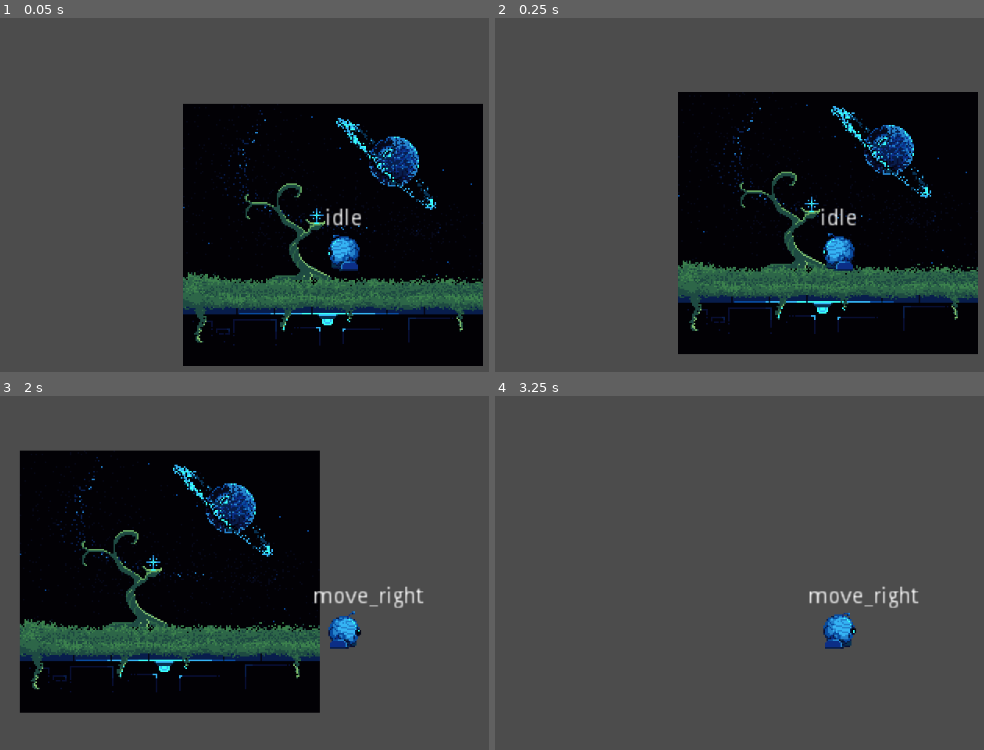
Above: before the commit, frames 1-4 (two rows, left to right).
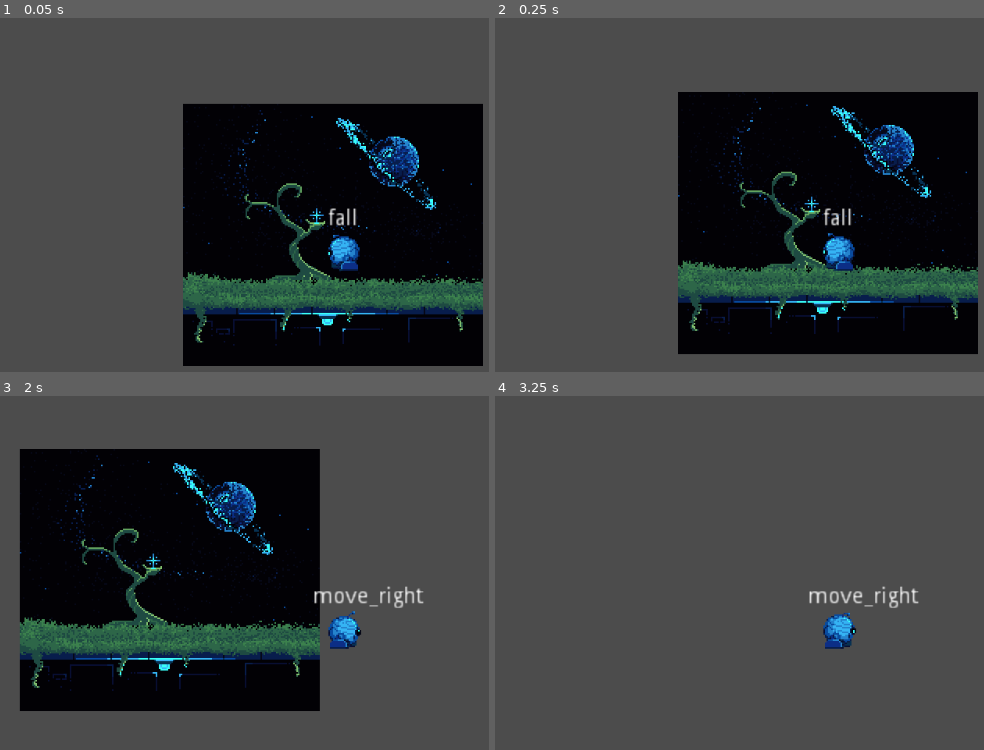
Above: after the commit, the same moments.

Repository: GeekzGamingz/Myunjoule
Game: Godot game, scene res://source/Levels/Level_Debug.tscn
The game is run twice, just before and just after one commit, with the same random seed, the same clock (stepped at 60 frames per second) and the same inputs.
Inputs:
- Up to frame 1 (0.05 s): no input
- Up to frame 2 (0.25 s): no input
- Up to frame 3 (2 s): hold D (move_right) from 0.53 s (still down); tap E (activate) at 0.6, 1.35 s
- Up to frame 4 (3.25 s): release D (move_right) at 2.03 s; hold A (move_left) 2.03-2.78 s; tap E (activate) at 2.1, 2.85 s; hold D (move_right) from 2.78 s (still down)

The runs differ from the first frame. In frame 1, 0.3% of the frame differs, in the area x 66-74%, y 53-59%; in frame 2, 0.3%; in frame 3, 5.5%, in the area x 4-66%, y 14-90%; in frame 4, nothing differs.

Commit message:
Add fall state

Diff:
--- a/source/Actors/Player/Player.gd
+++ b/source/Actors/Player/Player.gd
@@ -12,7 +12,7 @@
 
 var move_dir: int = 0
 var old_move_dir: int = 0
-var snap: Vector2 = Vector2(0, 5000)
+var snap: Vector2 = Vector2.DOWN
 #-------------------------------------------------------------------------------------------------#
 #Ready Method
 func _ready() -> void:
@@ -33,4 +33,4 @@
 		motion.x = lerp(motion.x, 0, lerp(0.0, friction, friction_step))
 
 func apply_movement() -> void:
-	motion = move_and_slide_with_snap(motion, snap, Vector2.ZERO, true, 4, deg2rad(45), false)
+	motion = move_and_slide_with_snap(motion, snap, Vector2.UP, true, 4, deg2rad(45), false)
--- a/source/Actors/Player/Player.tscn
+++ b/source/Actors/Player/Player.tscn
@@ -107,3 +107,5 @@
 tree_root = SubResource( 2 )
 anim_player = NodePath("../SpritePlayer")
 parameters/playback = SubResource( 3 )
+
+[node name="RayCast2D" type="RayCast2D" parent="."]
--- a/source/Actors/Player/PlayerFSM.gd
+++ b/source/Actors/Player/PlayerFSM.gd
@@ -15,6 +15,7 @@
 #Ready
 func _ready() -> void:
 	stateAdd("idle")
+	stateAdd("fall")
 	stateAdd("move_left")
 	stateAdd("move_right")
 	# Set the starting state
@@ -52,6 +53,11 @@
 				return states.move_left
 			if parent.move_dir > 0:
 				return states.move_right
+			if not parent.is_on_floor():
+				return states.fall
+		states.fall:
+			if parent.is_on_floor():
+				return states.idle
 		states.move_left:
 			if parent.move_dir == 0:
 				return states.idle
